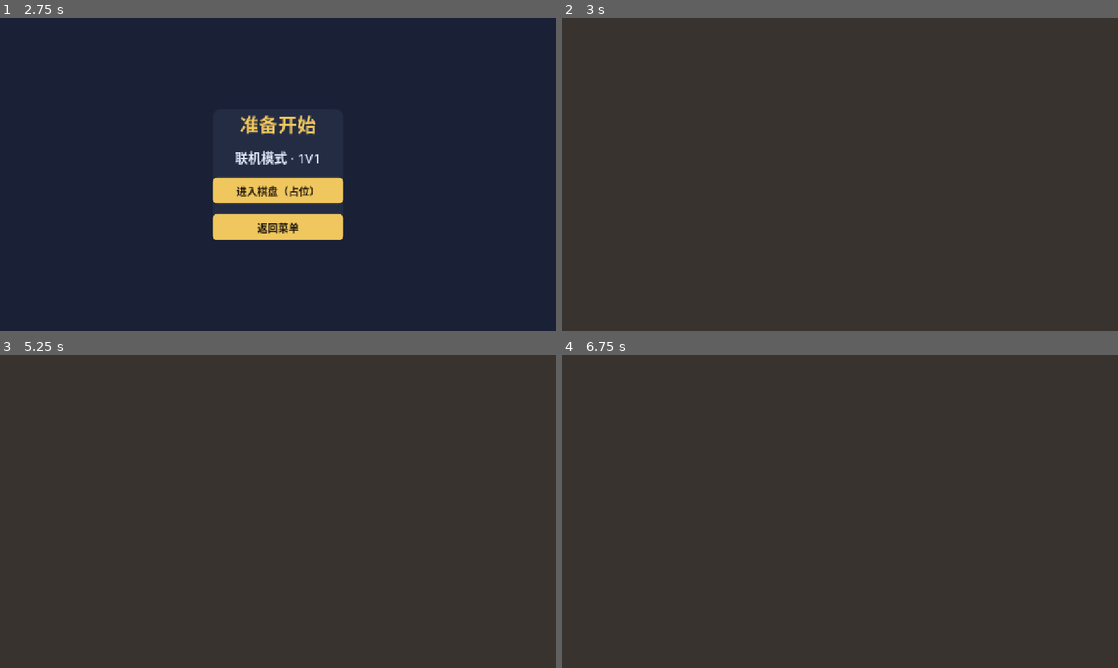
Above: before the commit, frames 1-4 (two rows, left to right).
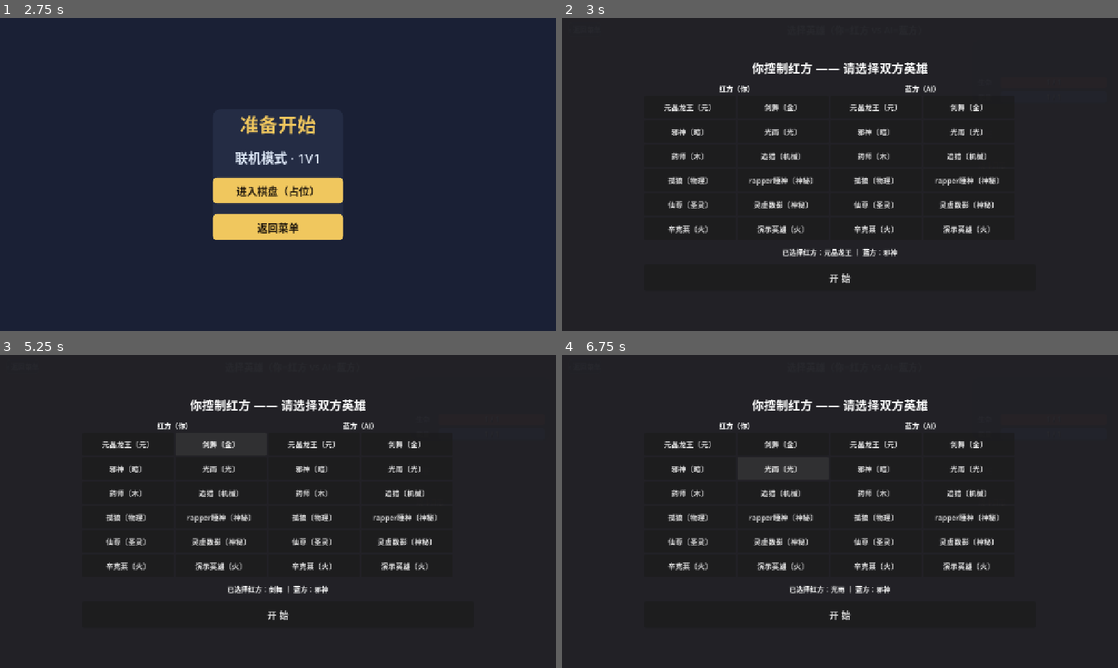
Above: after the commit, the same moments.

Repository: CBWZS-Cyber/zhanqi-godot
Game: Godot game, scene res://scenes/MainUI.tscn
Same seed, same stepped clock (60 frames per second), same inputs: the game is played once before the commit and once after it.
Inputs (mouse positions are in pixels of both pictures, inside the frame that each line leads up to):
- Up to frame 1 (2.75 s): click "开始游戏" at 0.5 s; click "联机模式" at 1.25 s; click "1V1" at 2 s
- Up to frame 2 (3 s): click "进入棋盘（占位）" at 2.75 s
- Up to frame 3 (5.25 s): click (22, 367) at 3.5 s, where only the run after the commit has a clickable "‹ 返回菜单"; click (127, 442) at 4.25 s, where only the run after the commit has a clickable "元晶龙王〔元〕"; click (222, 442) at 5 s, where only the run after the commit has a clickable "剑舞〔金〕"
- Up to frame 4 (6.75 s): click (689, 467) at 5.75 s, where only the run after the commit has a clickable "邪神〔暗〕"; click (784, 467) at 6.5 s, where only the run after the commit has a clickable "光雨〔光〕"

Frame 1 is identical in both runs. In frame 2, 34% of the frame differs, in the area x 14-86%, y 14-88%; in frame 3, 33%; in frame 4, 33%.
Error before the commit: Parse Error: Cannot return value of type "HBoxContainer" because the function return type is "ProgressBar". (res://scripts/ui/duel.gd:132)

Commit message:
fix: 血条行类型 HBoxContainer（含 ProgressBar 子节点更新）

Diff:
--- a/scripts/ui/duel.gd
+++ b/scripts/ui/duel.gd
@@ -40,8 +40,8 @@
 var _skill_desc: Label
 var _action_lab: Label
 var _hero_lab: Label
-var _hp_bar: ProgressBar
-var _en_bar: ProgressBar
+var _hp_bar: HBoxContainer
+var _en_bar: HBoxContainer
 var _sub_lab: Label
 var _foe_lab: Label
 var _over: Label
@@ -91,7 +91,7 @@
 	b.add_theme_color_override("font_color", Color(0.92, 0.95, 0.99))
 	b.add_theme_color_override("font_hover_color", Color(1.0, 0.95, 0.8))
 
-func _make_bar(tag: String, col: Color, value: int, max_value: int) -> ProgressBar:
+func _make_bar(tag: String, col: Color, value: int, max_value: int) -> HBoxContainer:
 	var row := HBoxContainer.new()
 	row.add_theme_constant_override("separation", 10)
 	var tag_l := Label.new()
@@ -131,10 +131,14 @@
 	row.add_child(bar)
 	return row
 
-func _update_bar(bar: ProgressBar, value: int, max_value: int, num_text: String) -> void:
+func _update_bar(bar: HBoxContainer, value: int, max_value: int, num_text: String) -> void:
 	bar.max_value = max_value if max_value > 0 else 1
 	bar.value = clampi(value, 0, bar.max_value)
 	for c in bar.get_children():
+		if c is ProgressBar:
+			var pb := c as ProgressBar
+			pb.max_value = max_value if max_value > 0 else 1
+			pb.value = clampi(value, 0, pb.max_value)
 		if c is Label:
 			(c as Label).text = num_text
 
